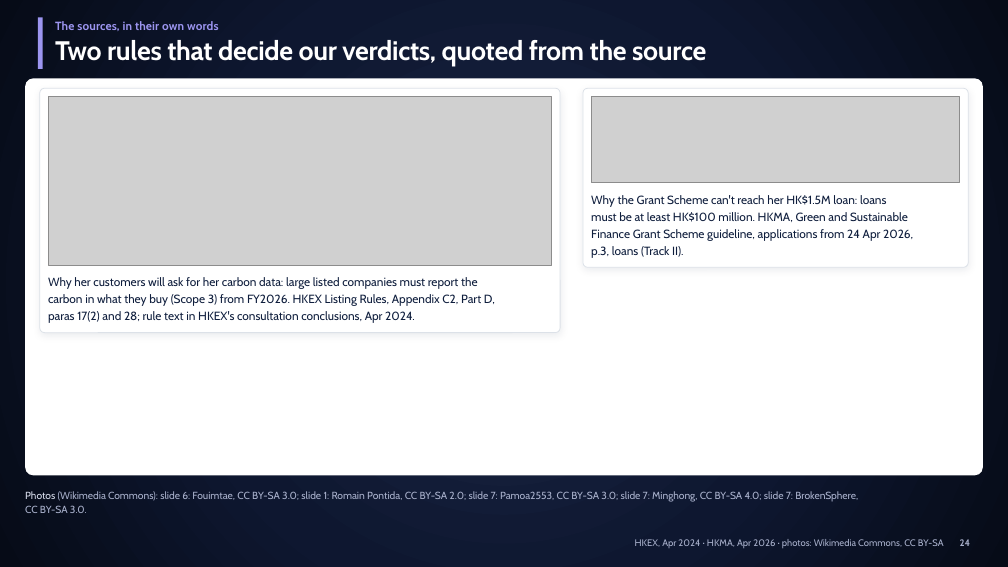
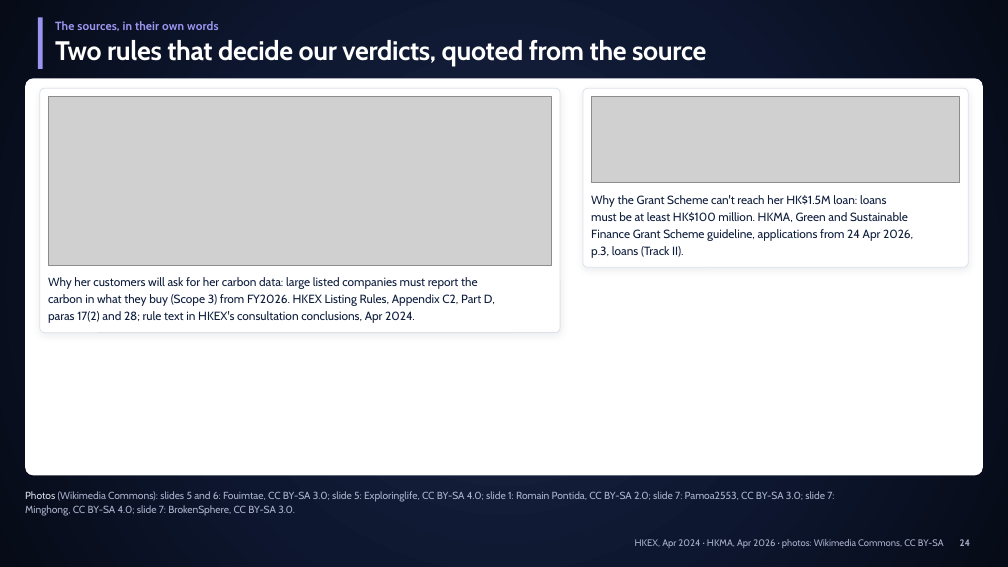
Before and after one commit to Peeradonn/finplan, a slide deck: slide 24 of Final/deck/Axis.pptx (slide 25 before the commit). Drawn at 1008x567 pixels with LibreOffice and Linux fonts; fonts in the diff are those of the drawing; grey boxes stand for pictures. Boxes give left, top, right and bottom in pixels: in the first picture for what was removed or moved away, otherwise in the second. Text is boxed around its words. In the diff, an @@ line names an element or a change of style, - is before the commit and + after.

```diff
--- a/Final/deck/Axis.pptx
+++ b/Final/deck/Axis.pptx
@@ text at box(25, 491, 834, 516): text changed @@
-Photos (Wikimedia Commons): slide 6: Fouimtae, CC BY-SA 3.0; slide 1: Romain Pontida, CC BY-SA 2.0; slide 7: Pamoa2553, CC BY-SA 3.0; slide 7: Minghong, CC BY-SA 4.0; slide 7: BrokenSphere,
-CC BY-SA 3.0.
+Photos (Wikimedia Commons): slides 5 and 6: Fouimtae, CC BY-SA 3.0; slide 5: Exploringlife, CC BY-SA 4.0; slide 1: Romain Pontida, CC BY-SA 2.0; slide 7: Pamoa2553, CC BY-SA 3.0; slide 7:
+Minghong, CC BY-SA 4.0; slide 7: BrokenSphere, CC BY-SA 3.0.
```
Also in this commit, not shown: 1 other slide changed, 1 slide removed, 7 other files.
